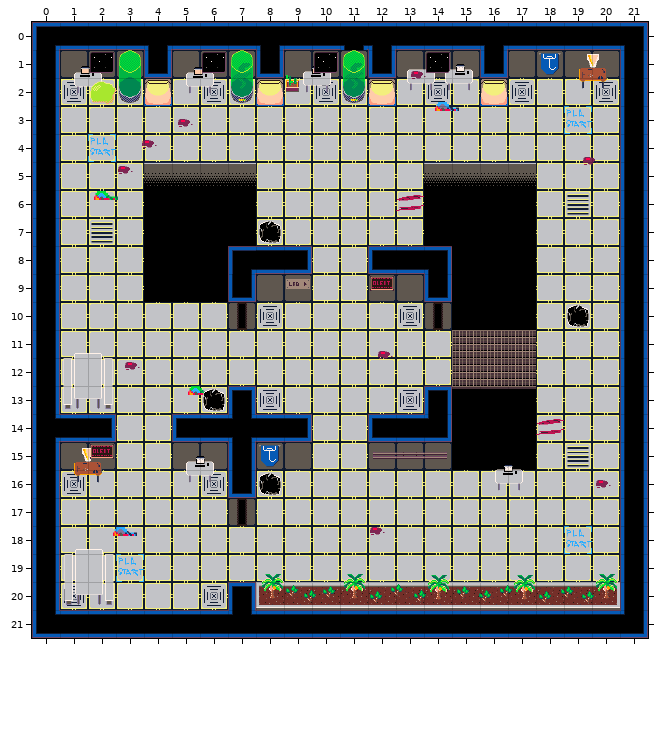
Two versions of a level (Tiled map, assets-private/tiled/laboratory.tmx). Above: the version before the commit.
Cells are 32x32 px. Shown: x 0..21, y 0..21.
And afterwards:
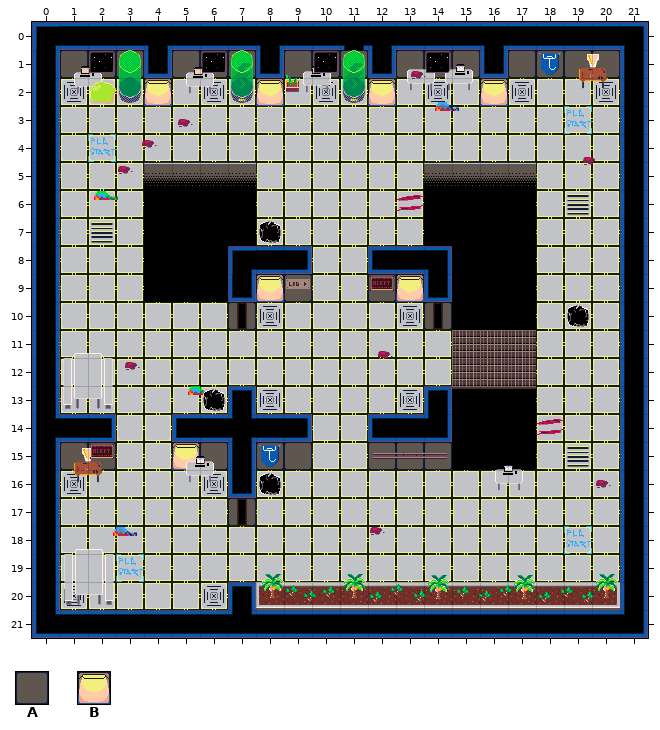
Key: from "Core Tiles": A 48, B 50.
_ is an empty cell.
Difference:
Layer "tiles":
Tile A becomes tile B in row 9 at x 8 and 13; in row 15 at x 5.
